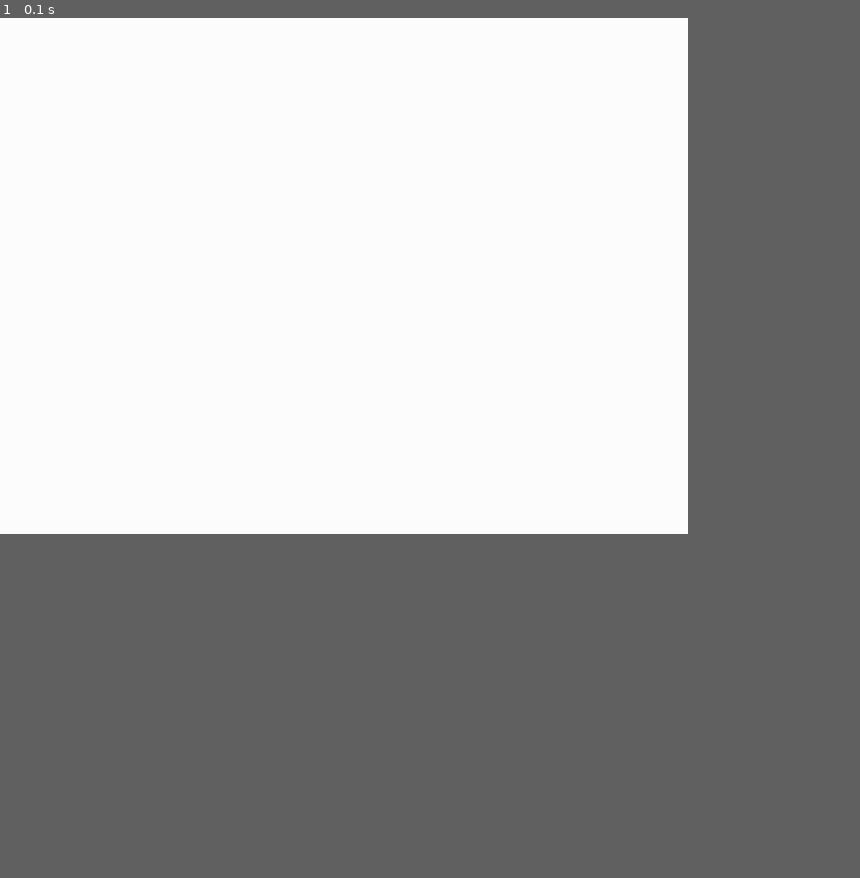
Above: before the commit, frame 1.
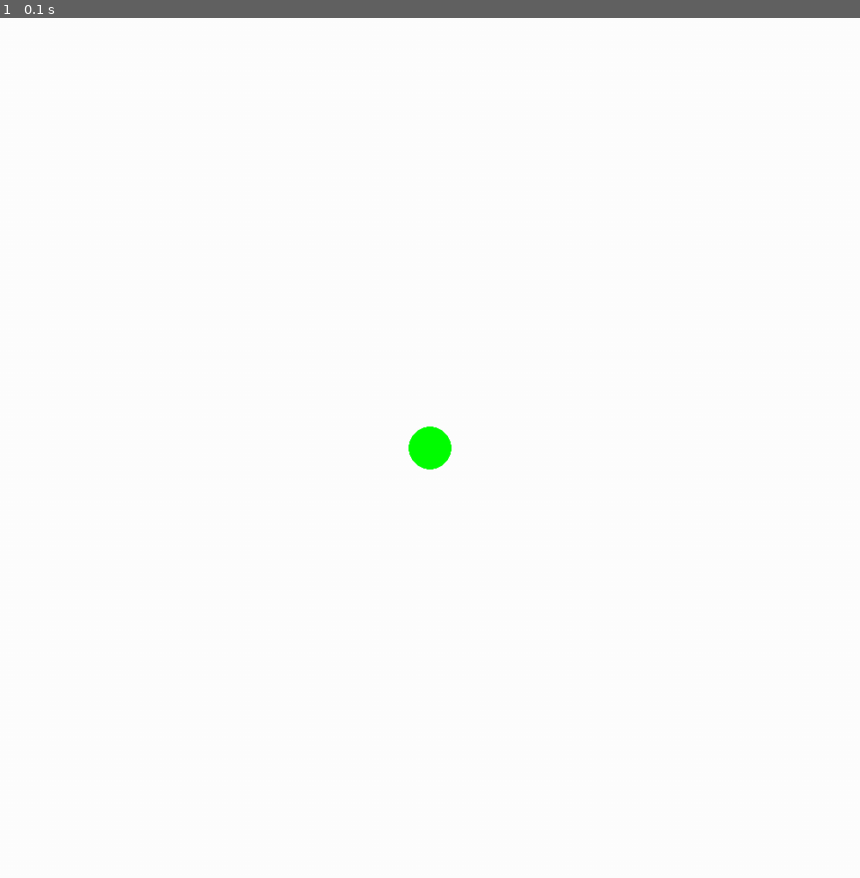
Above: after the commit, the same moment.

Repository: Morbanaa/Learning-Pygame
Game: pygame game, started from main.py
Same seed, same stepped clock (60 frames per second), same inputs: the game is played once before the commit and once after it.
Inputs:
- Up to frame 1 (0.1 s): no input
In our replay, the window is 720x540 before the commit and 900x900 after it. These sizes can differ from the game's own. Grey fills any space a smaller window leaves; there, only what the larger window draws over its background counts as a difference.

The runs differ from the first frame. In frame 1, 0.2% of the frame differs, in the area x 47-53%, y 47-53%.

Commit message:
Created player class with x and y pos and created Const vars for game set up

Diff:
--- a/main.py
+++ b/main.py
@@ -1,11 +1,22 @@
 import pygame
 
+GAME_WIDTH = 1000
+GAME_HEIGHT = 1000
+
+class Player():
+    def __init__(self,xpos,ypos):
+        self.xpos = xpos
+        self.ypos = ypos
+
+# Set up window
 pygame.init()
-
-screen = pygame.display.set_mode((800,600))
+screen = pygame.display.set_mode((GAME_WIDTH,GAME_HEIGHT))
 pygame.display.set_caption("Learning Pygame!")
 
+# Create game objects
+player = Player(GAME_WIDTH//2,GAME_HEIGHT//2)
 clock = pygame.time.Clock()
+
 running = True
 while running:
     clock.tick(60)
@@ -18,5 +29,6 @@
 
     # Draw
     screen.fill((255,255,255))
+    pygame.draw.circle(screen, (0, 255, 0), (player.xpos , player.ypos), 25)
     pygame.display.update()
 pygame.quit()
